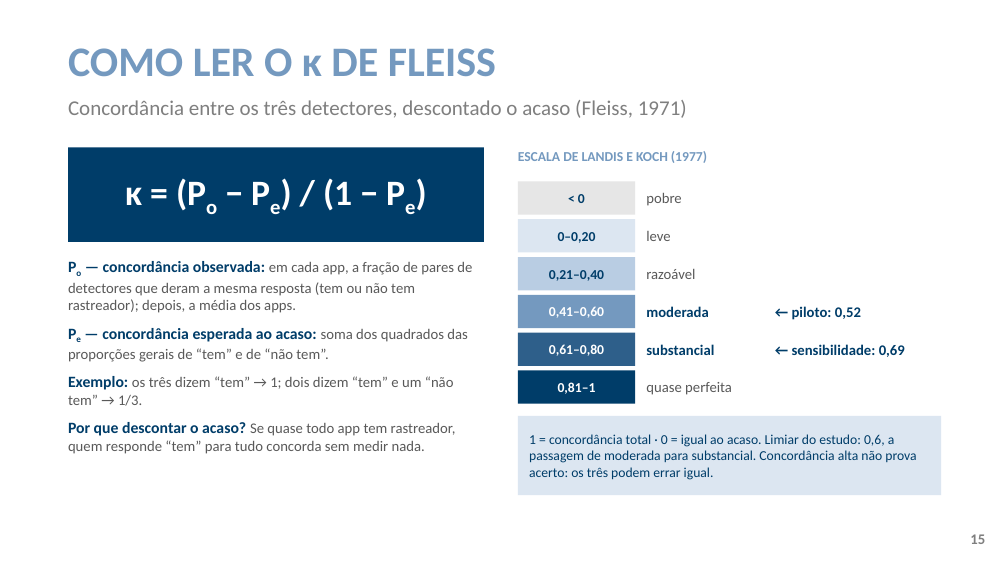
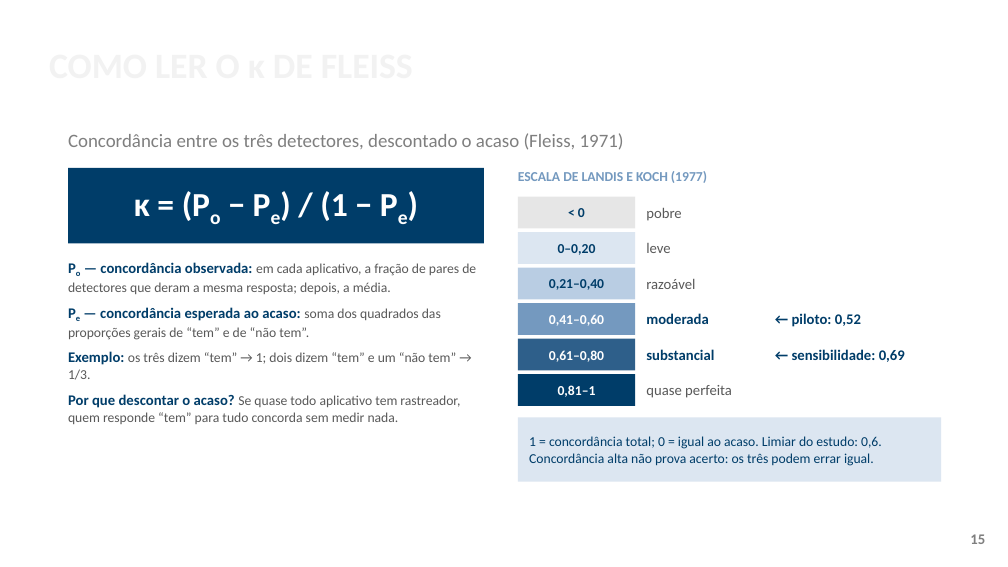
Before and after one commit to ClaudioAMF1/TCC, a slide deck: slide 15 of tcc/apresentacao/apresentacao-defesa-final.pptx. Drawn at 1008x567 pixels with LibreOffice and Linux fonts; fonts in the diff are those of the drawing; background and template pictures are left out. Boxes give left, top, right and bottom in pixels: in the first picture for what was removed or moved away, otherwise in the second. Text is boxed around its words. In the diff, an @@ line names an element or a change of style, - is before the commit and + after.

```diff
--- a/tcc/apresentacao/apresentacao-defesa-final.pptx
+++ b/tcc/apresentacao/apresentacao-defesa-final.pptx
@@ text "COMO LER O κ DE ..." moved from (x1=68, y1=48, x2=496, y2=76) to (x1=210, y1=214, x2=220, y2=224) @@
@@ text "COMO LER O κ DE ..." at (x1=210, y1=214, x2=220, y2=224): size 40 to 34 pt, text colour #7499BF to #F2F2F2; vertical alignment top to middle @@
@@ text "Concordância entre os três detectores, ..." moved from (x1=68, y1=100, x2=687, y2=118) to (x1=68, y1=133, x2=624, y2=150) @@
@@ text "Concordância entre os três detectores, ..." at (x1=68, y1=133, x2=624, y2=150): size 20 to 18 pt @@
@@ text "κ = (Po − Pe) ..." moved from (x1=125, y1=179, x2=352, y2=210) to (x1=134, y1=191, x2=347, y2=221) @@
@@ text "κ = (Po − Pe) ..." at (x1=134, y1=191, x2=347, y2=221): size 34 to 32 pt @@
@@ rectangle resized from (x1=68, y1=147, x2=484, y2=242) to (x1=68, y1=168, x2=484, y2=243) @@
@@ text "ESCALA DE LANDIS E KOCH ..." moved from (x1=518, y1=151, x2=707, y2=163) to (x1=518, y1=171, x2=707, y2=183) @@
@@ 4 texts, 2 rectangles moved together from (x1=518, y1=181, x2=681, y2=253) to (x1=518, y1=197, x2=681, y2=264) @@
@@ text at (x1=100, y1=262, x2=476, y2=276): text changed; size 14 to 13 pt @@
-Po — concordância observada: em cada app, a fração de pares de detectores que deram a mesma resposta (tem ou não tem rastreador); depois, a média dos apps.
+Po — concordância observada: em cada aplicativo, a fração de pares de detectores que deram a mesma resposta; depois, a média.
@@ 5 texts, 2 rectangles moved together from (x1=518, y1=257, x2=861, y2=328) to (x1=518, y1=268, x2=861, y2=335) @@
@@ text at (x1=68, y1=327, x2=456, y2=380): size 15 to 14 pt in "Pe — concordância esperada ao acaso:", "Exemplo:"; size 14 to 13 pt in "soma dos quadrados das proporções gerais de ...", "os três dizem “tem” → 1; dois ..."; less space between paragraphs @@
@@ 3 texts, 1 rectangle moved together from (x1=518, y1=333, x2=905, y2=366) to (x1=518, y1=339, x2=905, y2=371) @@
@@ text at (x1=68, y1=394, x2=460, y2=424): text changed; size 14 to 13 pt @@
-Por que descontar o acaso? Se quase todo app tem rastreador, quem responde “tem” para tudo concorda sem medir nada.
+Por que descontar o acaso? Se quase todo aplicativo tem rastreador, quem responde “tem” para tudo concorda sem medir nada.
@@ rectangle resized from (x1=518, y1=416, x2=941, y2=495) to (x1=518, y1=417, x2=941, y2=482) @@
@@ text at (x1=529, y1=436, x2=882, y2=466): text changed @@
-1 = concordância total · 0 = igual ao acaso. Limiar do estudo: 0,6, a passagem de moderada para substancial. Concordância alta não prova acerto: os três podem errar igual.
+1 = concordância total; 0 = igual ao acaso. Limiar do estudo: 0,6. Concordância alta não prova acerto: os três podem errar igual.
```
Also in this commit, not shown: 21 other slides changed, 2 slides added, 10 other files.
